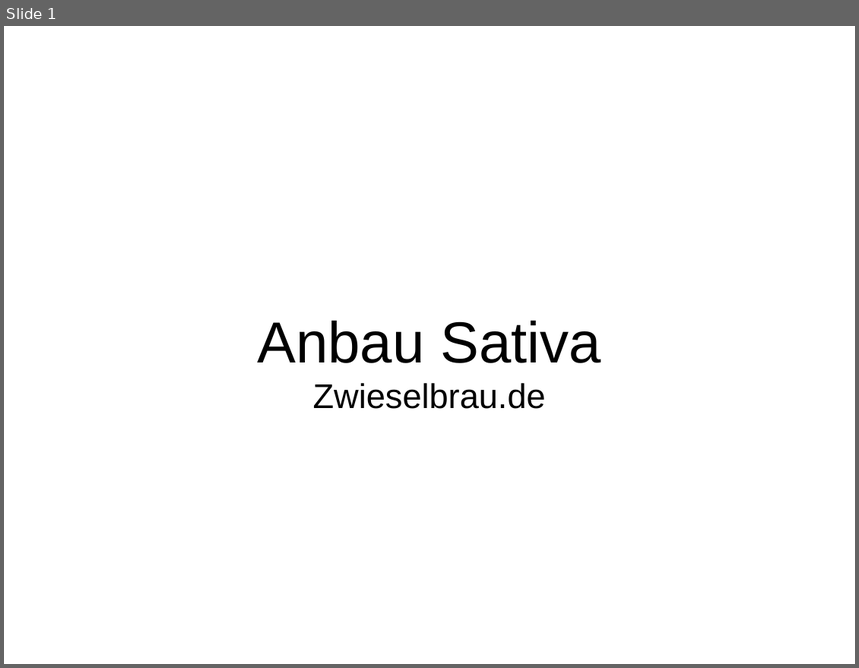
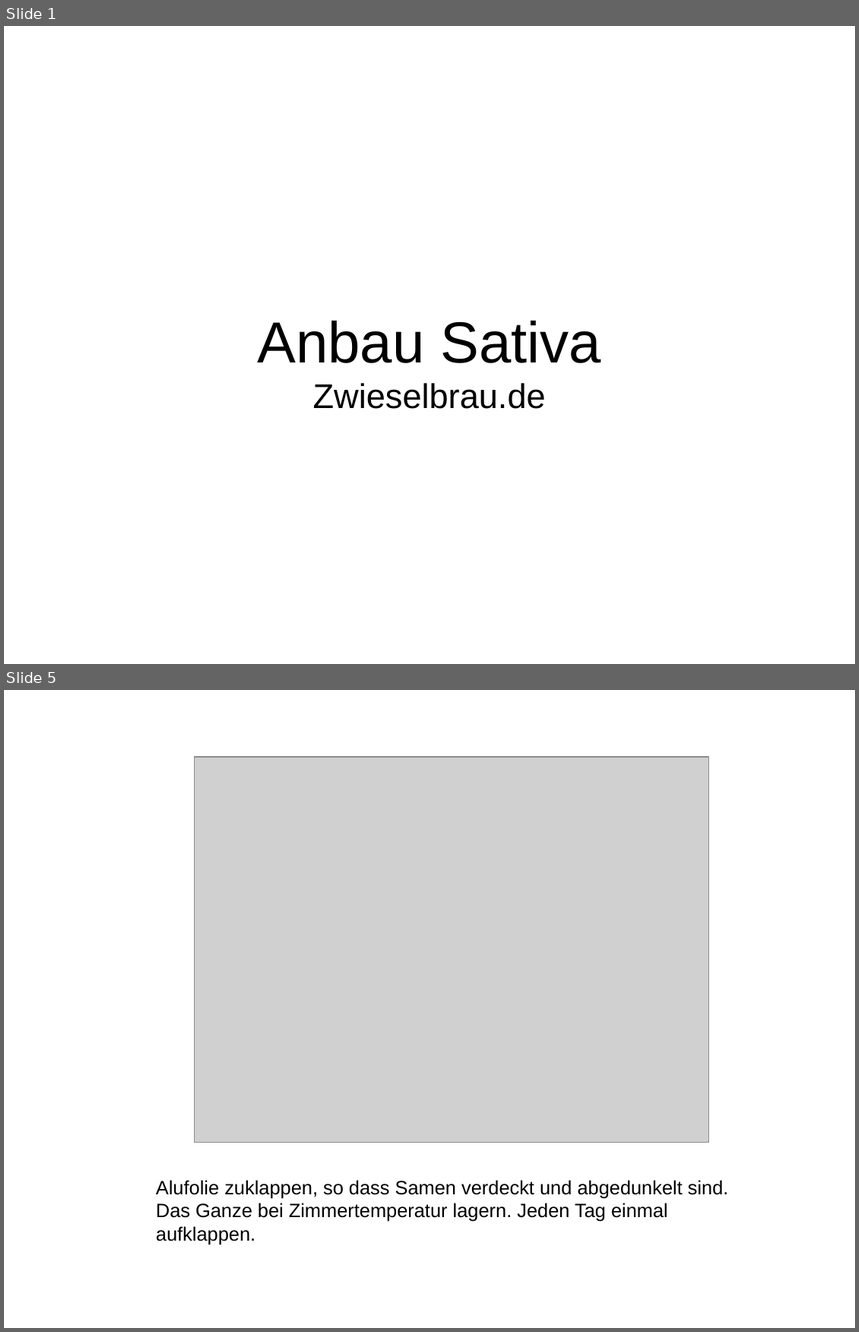
Before and after one commit to sky4walk/documents, a slide deck: Zwieselbrau-AnbauSativa.odp. Shown one above the other, each under a label of ours: slide 1 before the commit, slides 1 and 5 after it; the slides between them are not shown. The pictures are 859x668 and 859x1332 pixels, drawn with LibreOffice and Linux fonts; fonts in the diff are those of the drawing; grey boxes stand for pictures. Boxes give left, top, right and bottom in pixels: in the first picture for what was removed or moved away, otherwise in the second. Text is boxed around its words. In the diff, an @@ line names an element or a change of style, - is before the commit and + after.

```diff
--- a/Zwieselbrau-AnbauSativa.odp
+++ b/Zwieselbrau-AnbauSativa.odp
@@ slide 5 added at (x1=4, y1=690, x2=855, y2=1328), background #FFFFFF @@
@@ picture added at (x1=195, y1=757, x2=710, y2=1144) @@
@@ text added at (x1=156, y1=1180, x2=729, y2=1245), 18 pt, text #000000 @@
+Alufolie zuklappen, so dass Samen verdeckt und abgedunkelt sind. Das Ganze bei Zimmertemperatur lagern. Jeden Tag einmal aufklappen.
```
Also in this commit, not shown: 4 other slides added.
